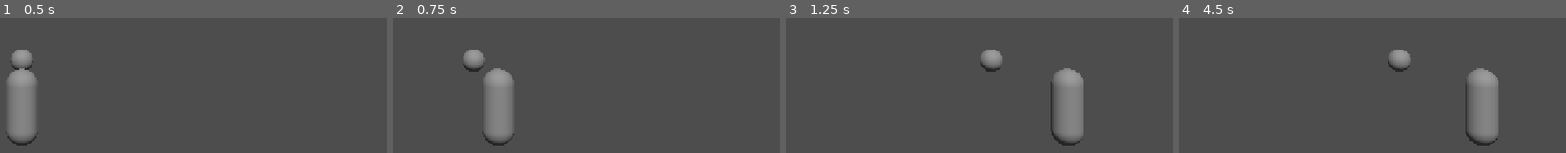
Above: before the commit, frames 1-4 (left to right).
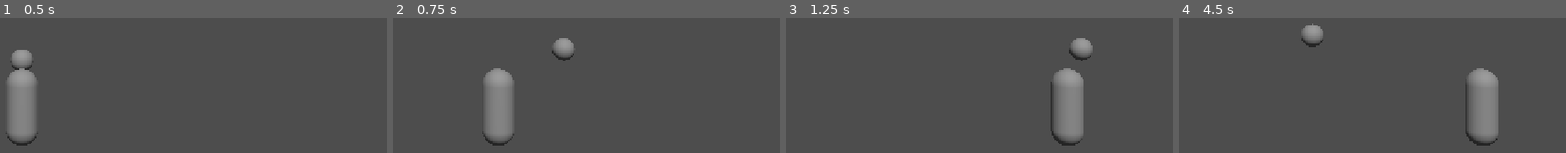
Above: after the commit, the same moments.

Repository: thomaskareka/csce552-3d
Game: Godot game, scene res://scenes/Gameplay.tscn
Same seed, same stepped clock (60 frames per second), same inputs: the game is played once before the commit and once after it.
Inputs (mouse positions are in pixels of both pictures, inside the frame that each line leads up to):
- Up to frame 1 (0.5 s): no input
- Up to frame 2 (0.75 s): tap Enter at 0.5 s; move the mouse to (outside the picture) at 0.52 s; hold D (move_right) from 0.53 s (still down); right-click (outside the picture) at 0.6 s
- Up to frame 3 (1.25 s): keep holding D (move_right)
- Up to frame 4 (4.5 s): move the mouse to (outside the picture) at 1.27 s; release D (move_right) at 1.28 s; hold S (move_down) 1.28-2.03 s; right-click (outside the picture) at 1.35 s; move the mouse to (outside the picture) at 2.02 s; hold D (move_right) 2.03-2.78 s; right-click (outside the picture) at 2.1 s; tap Space at 2.75 s; move the mouse to (outside the picture) at 2.77 s; hold W (move_up) 2.78-3.53 s; right-click (outside the picture) at 2.85 s; tap Enter at 3.5 s; move the mouse to (outside the picture) at 3.52 s; hold A (move_left) from 3.53 s (still down); right-click (outside the picture) at 3.6 s; move the mouse to (outside the picture) at 4.27 s; right-click (outside the picture) at 4.35 s

Frame 1 is identical in both runs. In frame 2, 1.2% of the frame differs, in the area x 18-47%, y 14-40%; in frame 3, 1.3%, in the area x 50-80%, y 14-40%; in frame 4, 1.3%.

Commit message:
improve aiming

Diff:
--- a/autoload/GlobalData.gd
+++ b/autoload/GlobalData.gd
@@ -5,6 +5,9 @@
 var data := {
 	"music_volume": 0,
 	"sfx_volume": 0,
+	"use_relative": true,
+	"mouse_sensitivity" : 0.5,
+	"joystick_sensitivity" : 5
 }
 
 func _ready() -> void:
--- a/components/user_input.gd
+++ b/components/user_input.gd
@@ -7,6 +7,9 @@
 @export var max_velocity := 5
 @export var acceleration := 8
 @export var deceleration := 10
+
+var mouse_aim_sensitivity := 0.5
+var joystick_aim_sensitivity := 5
 
 const DASH_COOLDOWN = 0.6
 const DASH_LENGTH = 0.3
@@ -31,11 +34,28 @@
 var charge_held_time = 0
 var charge_projectile_cooldown_time = 0
 
+var use_relative_joystick := false
+var mouse_delta := Vector2.ZERO
+var aim_position := Vector2.ZERO
+var mouse_last_used := true
+
+func _ready() -> void:
+	use_relative_joystick = GlobalData.data.get("use_relative", false)
+	mouse_aim_sensitivity = GlobalData.data.get("mouse_sensitivity", 0.5)
+	joystick_aim_sensitivity = GlobalData.data.get("joystick_sensitivity", 5)
+
+	print("using relative: ", use_relative_joystick)
+	Input.set_mouse_mode(Input.MOUSE_MODE_CAPTURED)
+
+func _input(event: InputEvent) -> void:
+	if event is InputEventMouseMotion:
+		mouse_delta += event.relative
 
 func _physics_process(delta: float):
 	_update_cooldowns(delta)
 	_handle_move(delta)
 	_handle_aim(delta)
+	mouse_delta = Vector2.ZERO
 
 func _update_cooldowns(delta: float) -> void:
 	if dash_time > 0.0:
@@ -73,7 +93,20 @@
 	parent.move_and_slide()
 
 func _handle_aim(delta: float) -> void:
-		var raw_input = Input.get_vector("aim_right", "aim_left", "aim_down", "aim_up", 0.1)
-		var input_vector = raw_input * AIM_RADIUS
-		aim_indicator.position.x = input_vector.x
-		aim_indicator.position.y = input_vector.y
+	var joystick_raw = Input.get_vector("aim_right", "aim_left", "aim_down", "aim_up", 0.1)
+	var joystick_magnitude = joystick_raw.length()
+	if mouse_delta != Vector2.ZERO:
+		aim_position += Vector2(-mouse_delta.x, -mouse_delta.y) * delta * mouse_aim_sensitivity
+		mouse_last_used = true
+
+	if use_relative_joystick and joystick_magnitude > 0 and not mouse_last_used:
+		aim_position += joystick_raw * AIM_RADIUS * delta * joystick_aim_sensitivity
+	elif not use_relative_joystick and mouse_delta == Vector2.ZERO and not mouse_last_used:
+		aim_position = joystick_raw * AIM_RADIUS
+
+	if aim_position.length() > AIM_RADIUS:
+		aim_position = aim_position.normalized() * AIM_RADIUS
+
+	aim_indicator.position.x = aim_position.x
+	aim_indicator.position.y = aim_position.y
+	mouse_last_used = joystick_magnitude == 0
